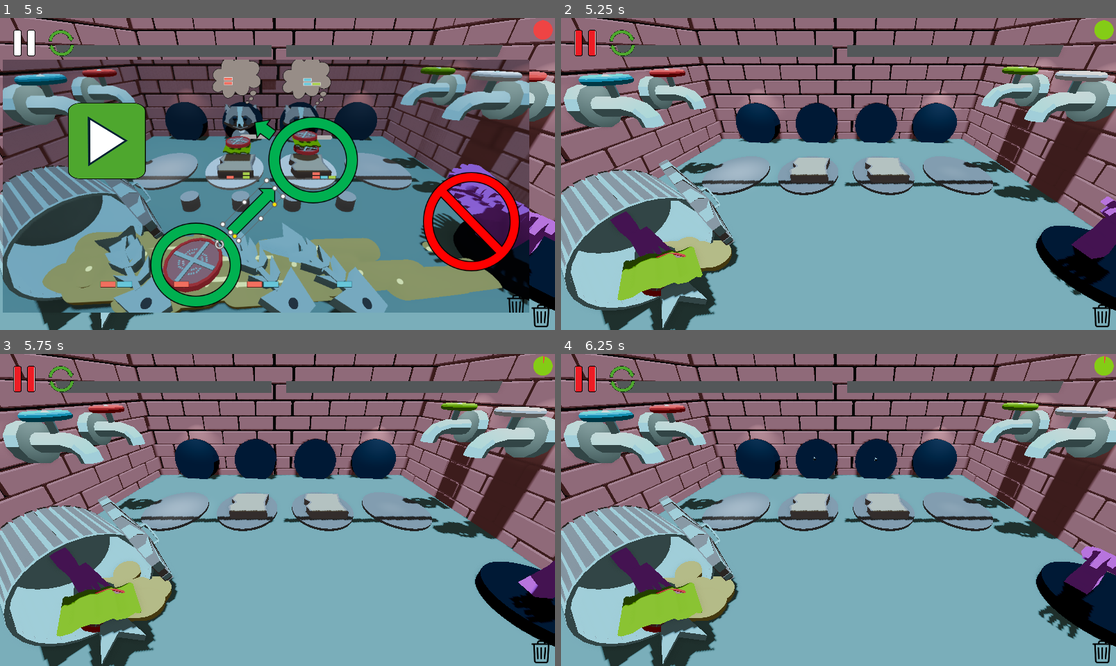
Above: before the commit, frames 1-4 (two rows, left to right).
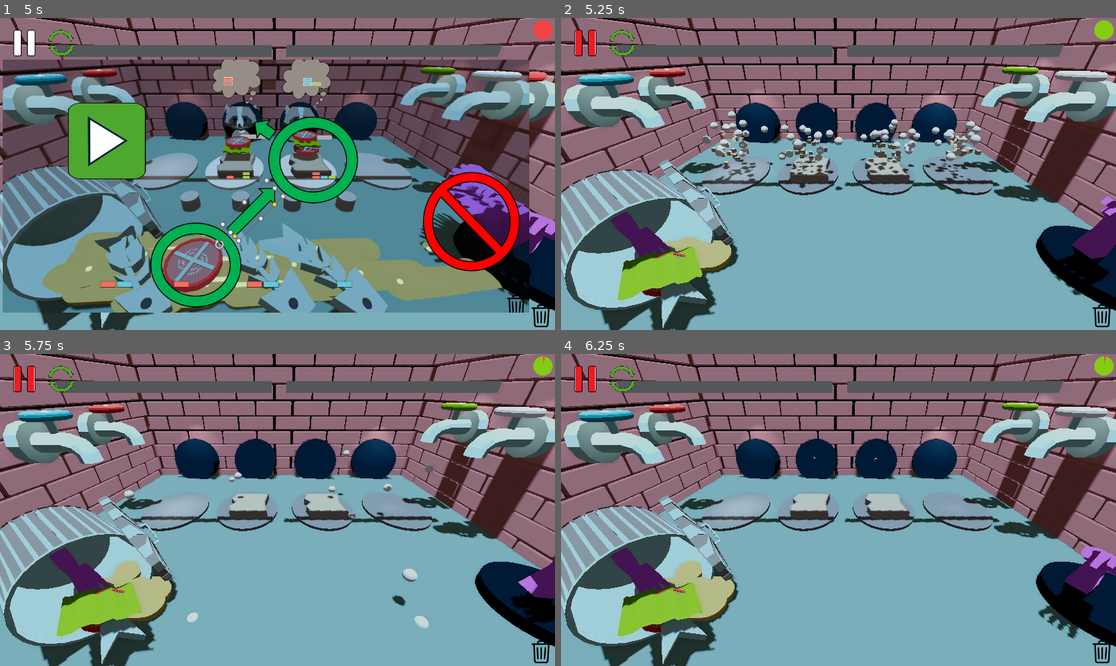
Above: after the commit, the same moments.

Repository: gabrield67/Sandwich-Shop
Game: Godot game, scene res://scenes/game_final.tscn
The game is run twice, just before and just after one commit, with the same random seed, the same clock (stepped at 60 frames per second) and the same inputs.
Inputs (mouse positions are in pixels of both pictures, inside the frame that each line leads up to):
- Up to frame 1 (5 s): click (61, 42) at 0.5 s; click (61, 42) at 1.25 s; click (61, 42) at 2 s; click (61, 42) at 2.75 s; click (61, 42) at 3.5 s; click (61, 42) at 4.25 s
- Up to frame 2 (5.25 s): click (583, 42) at 5 s
- Up to frame 3 (5.75 s): no input
- Up to frame 4 (6.25 s): move the mouse to (960, 494) at 5.77 s; click (960, 494) at 5.92 s

Frame 1 is identical in both runs. In frame 2, 2.6% of the frame differs, in the area x 25-76%, y 29-57%; in frame 3, 0.5%; in frame 4, nothing differs.

Commit message:
Fixes to hit boxes

Diff:
--- a/scenes/Ingredients/Bread.tscn
+++ b/scenes/Ingredients/Bread.tscn
@@ -11,7 +11,7 @@
 [ext_resource type="Texture2D" uid="uid://bx3pi75y8uocb" path="res://assets/Upgrade Plus.png" id="9_3p2gm"]
 
 [sub_resource type="BoxShape3D" id="BoxShape3D_kf4f7"]
-size = Vector3(2, 3, 6)
+size = Vector3(1, 3, 6)
 
 [sub_resource type="StandardMaterial3D" id="StandardMaterial3D_3deqp"]
 transparency = 1
--- a/scenes/Ingredients/bread.gd
+++ b/scenes/Ingredients/bread.gd
@@ -28,6 +28,10 @@
 
 # Called when the node enters the scene tree for the first time.
 func _ready() -> void:
+	$SandwichEatParticles.restart()
+	$SandwichEatParticles.emitting = true
+	$"Sauce Particles".restart()
+	$"Sauce Particles".emitting = true
 	$Sprite3D.visible = false
 	original_position = position
 	$MeshInstance3D.visible = false
--- a/scenes/Raccoon/raccoon.tscn
+++ b/scenes/Raccoon/raccoon.tscn
@@ -12,7 +12,7 @@
 viewport_path = NodePath("Timer Display/Timer Viewport")
 
 [sub_resource type="BoxShape3D" id="BoxShape3D_gvxd3"]
-size = Vector3(1.4257813, 4.585205, 3.2268012)
+size = Vector3(0.5, 4.585, 5)
 
 [sub_resource type="ViewportTexture" id="ViewportTexture_epiun"]
 viewport_path = NodePath("Flavor Display/Flavor Viewport")
@@ -43,7 +43,7 @@
 [node name="Raccoon Click" type="StaticBody3D" parent="." unique_id=735071723]
 
 [node name="CollisionShape3D" type="CollisionShape3D" parent="Raccoon Click" unique_id=1201567582]
-transform = Transform3D(1, 0, 0, 0, 1, 0, 0, 0, 1, 0.059631348, -0.25500488, -0.4433905)
+transform = Transform3D(1, 0, 0, 0, 1, 0, 0, 0, 1, 0.059631348, -0.25500488, -1.3569629)
 shape = SubResource("BoxShape3D_gvxd3")
 debug_color = Color(0.9911961, 0, 0.27465352, 0.41960785)
 debug_fill = false
--- a/scenes/parameters.gd
+++ b/scenes/parameters.gd
@@ -16,6 +16,7 @@
 
 # Called when the node enters the scene tree for the first time.
 func _ready() -> void:
+
 	pass # Replace with function body.
 
 
--- a/scenes/upgrade_manager.gd
+++ b/scenes/upgrade_manager.gd
@@ -108,4 +108,4 @@
 	$Raccoon3.turnOffUpgradeTime()
 	$Raccoon.turnOffUpgradeTime()
 	$Bread3.turnOffUpgradeTime()
-	$Bread.turnOffUpgradeTime()
+	$Bread4.turnOffUpgradeTime()
